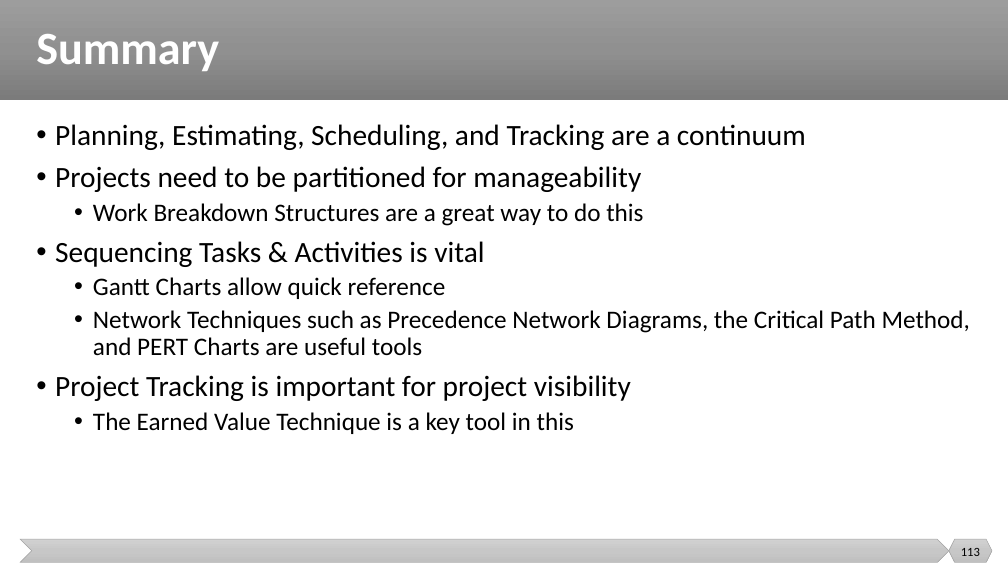
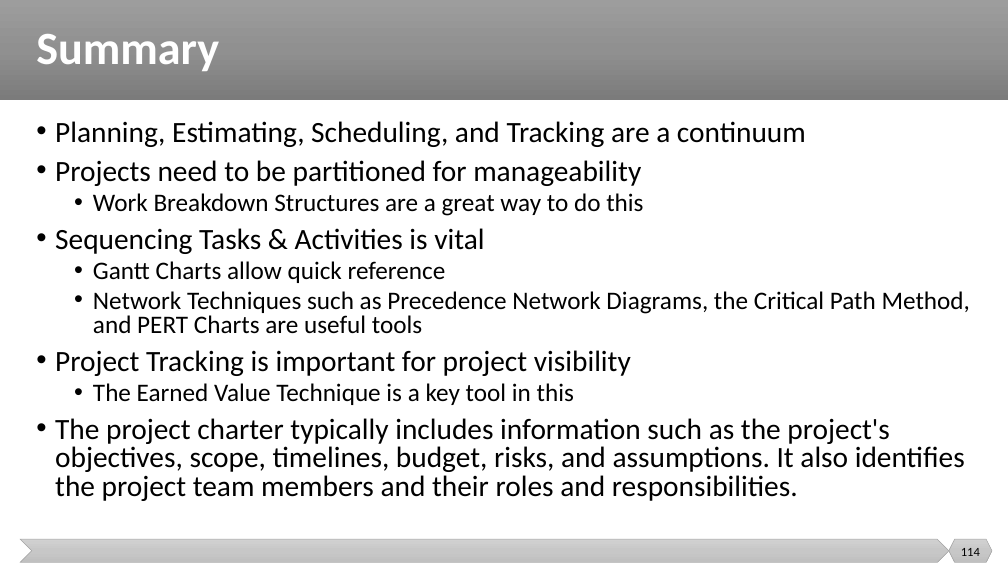
Before and after one commit to malenezi/malenezi, a slide deck: slide 114 of SE423/Lectures/6-Planning/Scheduling and Tracking.pptx (slide 113 before the commit). Drawn at 1008x567 pixels with LibreOffice and Linux fonts; fonts in the diff are those of the drawing. Boxes give left, top, right and bottom in pixels: in the first picture for what was removed or moved away, otherwise in the second. Text is boxed around its words. In the diff, an @@ line names an element or a change of style, - is before the commit and + after.

```diff
--- a/SE423/Lectures/6-Planning/Scheduling and Tracking.pptx
+++ b/SE423/Lectures/6-Planning/Scheduling and Tracking.pptx
@@ text at (x1=55, y1=121, x2=970, y2=405): line spacing 0.9 to 0.8 @@
@@ text at (x1=55, y1=418, x2=965, y2=501): paragraph added @@
+• The project charter typically includes information such as the project's objectives, scope, timelines, budget, risks, and assumptions. It also identifies the project team members and their roles and responsibilities.
@@ page number at (x1=961, y1=548, x2=980, y2=556): text changed @@
-113
+114
```
Also in this commit, not shown: 8 other slides changed, 1 slide added, 2 other files.
